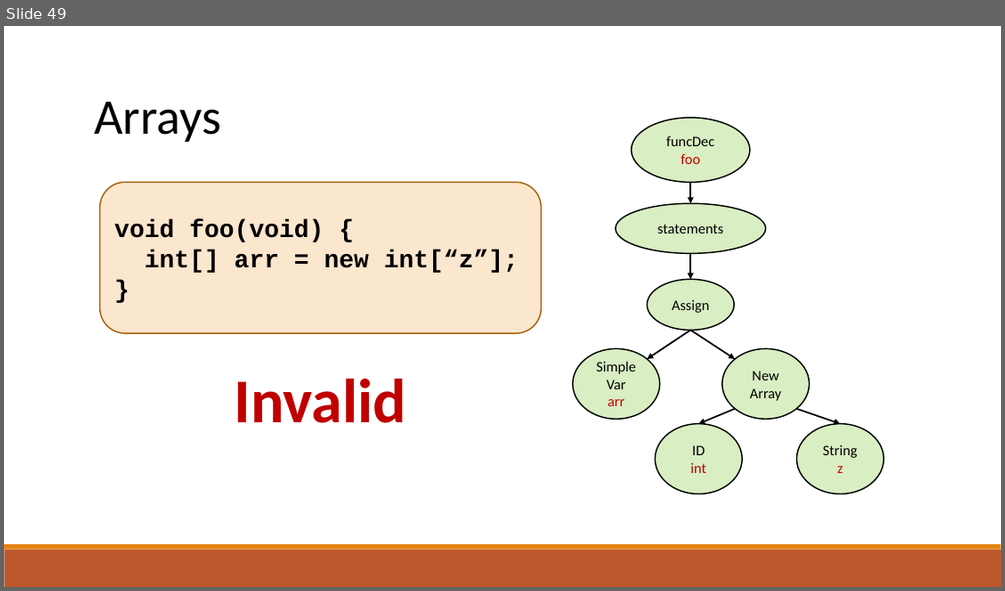
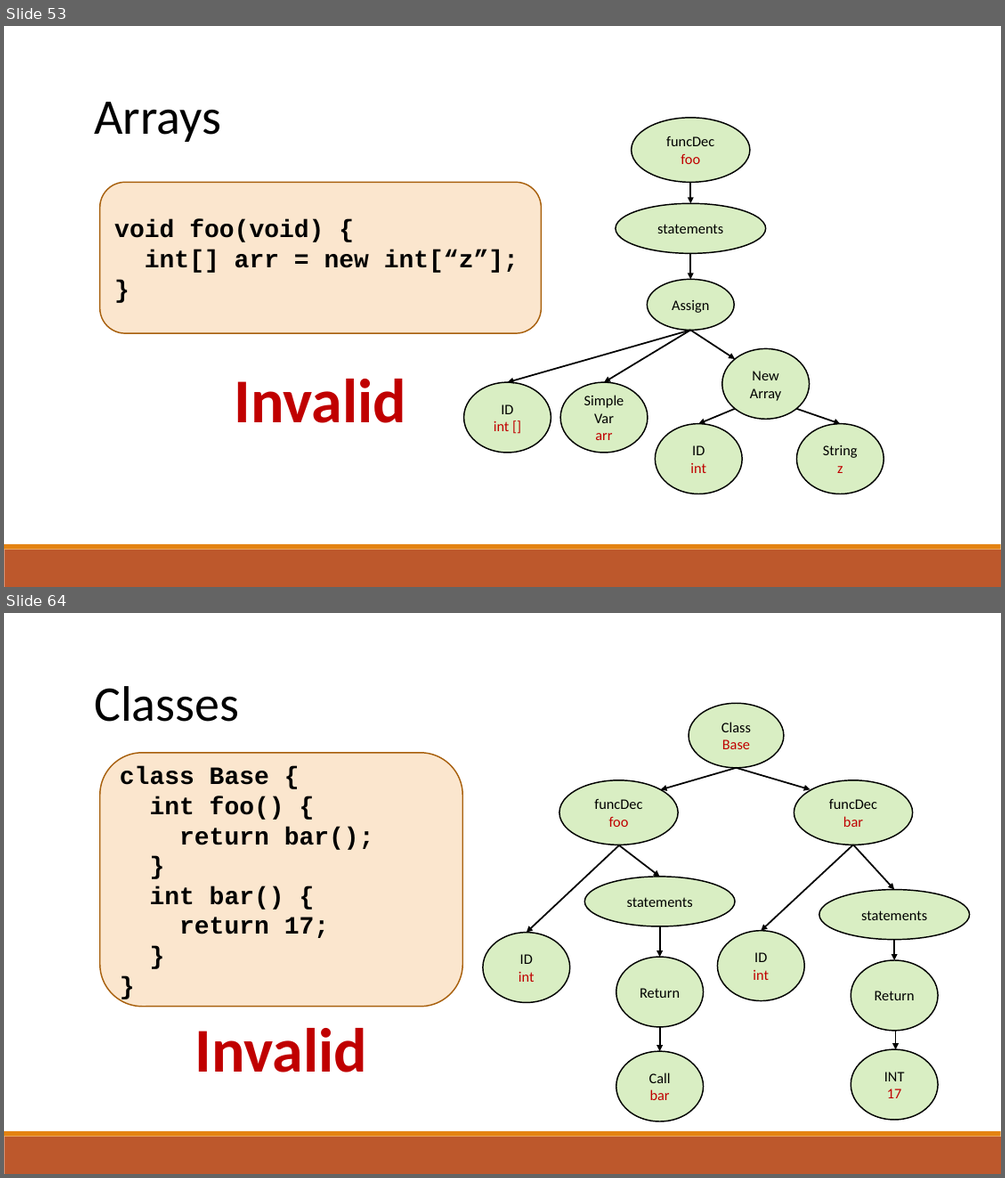
Before and after one commit to raghadzeidan/COMPILATION_TAU_FOR_STUDENTS, a slide deck: new_slides/semantic.pptx. Shown one above the other, each under a label of ours: slide 49 before the commit, slides 53 and 64 after it; the slides between them are not shown. The pictures are 1005x591 and 1005x1178 pixels, drawn with LibreOffice and Linux fonts; fonts in the diff are those of the drawing. Boxes give left, top, right and bottom in pixels: in the first picture for what was removed or moved away, otherwise in the second. Text is boxed around its words. In the diff, an @@ line names an element or a change of style, - is before the commit and + after.

```diff
--- a/new_slides/semantic.pptx
+++ b/new_slides/semantic.pptx
@@ slide 64 added at <box>4,613,1001,1174</box>, background #FFFFFF; not listed: 2 template elements that a slide beside it also shows @@
@@ text added at <box>94,686,239,722</box>, 48 pt, text #000000 @@
+Classes
@@ ellipse added at <box>689,704,784,768</box>, fill #92D050 at 34% opacity, outline #000000 1.25 pt, 14 pt, text #000000 @@
+Class
+Base
@@ rounded rectangle added at <box>100,753,462,1006</box>, fill #FBE6CE, outline #A9610D 1.25 pt, 24 pt, text #000000, bold @@
+class Base {
+int foo() {
+return bar();
+}
+int bar() {
+return 17;
+}
+}
@@ arrow added from (736, 768) to (661, 789), #000000 1.5 pt @@
@@ arrow added from (736, 768) to (810, 789), #000000 1.5 pt @@
@@ ellipse added at <box>559,780,679,844</box>, fill #92D050 at 34% opacity, outline #000000 1.25 pt, 14 pt, text #000000 @@
+funcDec
+foo
@@ ellipse added at <box>793,780,913,844</box>, fill #92D050 at 34% opacity, outline #000000 1.25 pt, 14 pt, text #000000 @@
+funcDec
+bar
@@ arrow added from (619, 845) to (526, 933), #000000 1.5 pt @@
@@ arrow added from (619, 844) to (660, 876), #000000 1.5 pt @@
@@ arrow added from (853, 844) to (760, 931), #000000 1.5 pt @@
@@ arrow added from (853, 844) to (895, 890), #000000 1.5 pt @@
@@ ellipse added at <box>585,876,736,926</box>, fill #92D050 at 34% opacity, outline #000000 1.25 pt, 14 pt, text #000000 @@
+statements
@@ ellipse added at <box>819,890,970,940</box>, fill #92D050 at 34% opacity, outline #000000 1.25 pt, 14 pt, text #000000 @@
+statements
@@ ellipse added at <box>483,933,569,1003</box>, fill #92D050 at 34% opacity, outline #000000 1.25 pt, 14 pt, text #C00000 @@
+ID
+int
@@ arrow added from (660, 926) to (660, 957), #000000 1.5 pt @@
@@ ellipse added at <box>718,931,804,1001</box>, fill #92D050 at 34% opacity, outline #000000 1.25 pt, 14 pt, text #C00000 @@
+ID
+int
@@ ellipse added at <box>616,957,704,1027</box>, fill #92D050 at 34% opacity, outline #000000 1.25 pt, 14 pt, text #000000 @@
+Return
@@ arrow added from (895, 940) to (895, 960), #000000 1.5 pt @@
@@ ellipse added at <box>851,960,938,1030</box>, fill #92D050 at 34% opacity, outline #000000 1.25 pt, 14 pt, text #000000 @@
+Return
@@ text added at <box>195,1028,368,1072</box>, 60 pt, text #C00000, bold @@
+Invalid
@@ arrow added from (660, 1027) to (660, 1051), #000000 1.5 pt @@
@@ arrow added from (896, 1030) to (896, 1050), #000000 1.5 pt @@
@@ ellipse added at <box>616,1051,704,1121</box>, fill #92D050 at 34% opacity, outline #000000 1.25 pt, 14 pt, text #000000 @@
+Call
+bar
@@ ellipse added at <box>851,1050,938,1120</box>, fill #92D050 at 34% opacity, outline #000000 1.25 pt, 14 pt, text #000000 @@
+INT
+17
@@ what was slide 49 is now slide 53 @@
@@ slide 53 changed as well @@
@@ arrow added from (690, 329) to (507, 382), #000000 1.5 pt @@
@@ arrow moved from (690, 329) - (647, 359) to (690, 329) - (604, 382) @@
@@ ellipse added at <box>464,382,550,452</box>, fill #92D050 at 34% opacity, outline #000000 1.25 pt, 14 pt, text #C00000 @@
+ID
+int []
@@ ellipse "Simple": place and size @@
-ellipse "Simple" at <box>573,348,660,418</box>
+ellipse "Simple" at <box>560,382,647,452</box>
```
Also in this commit, not shown: 1 other slide changed, 20 other slides added, 1 other file.
